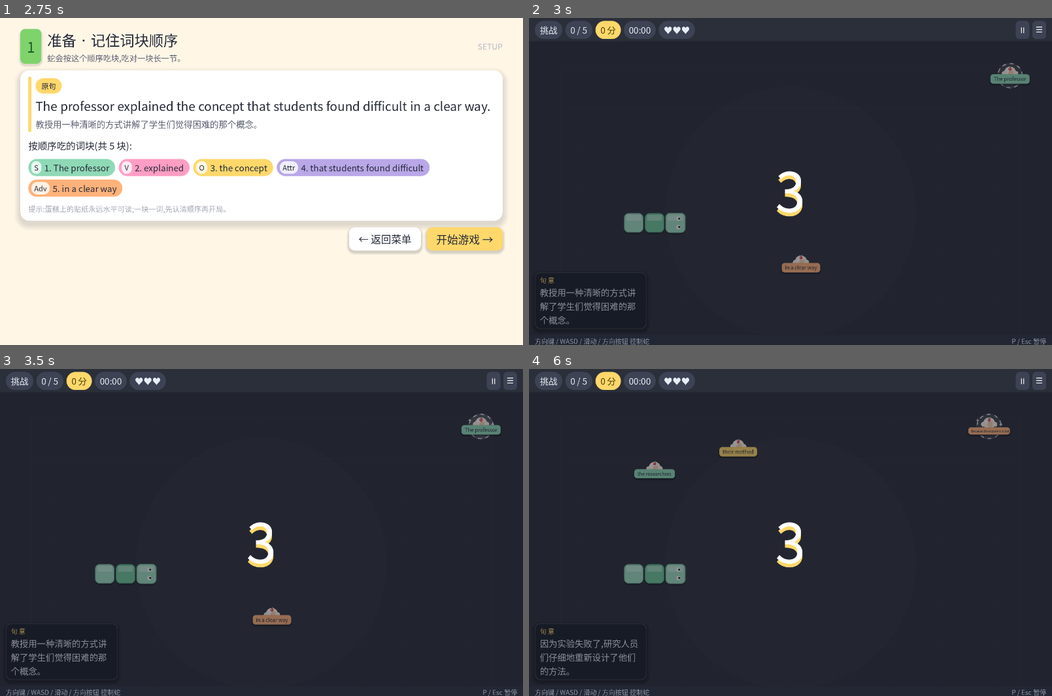
Above: before the commit, frames 1-4 (two rows, left to right).
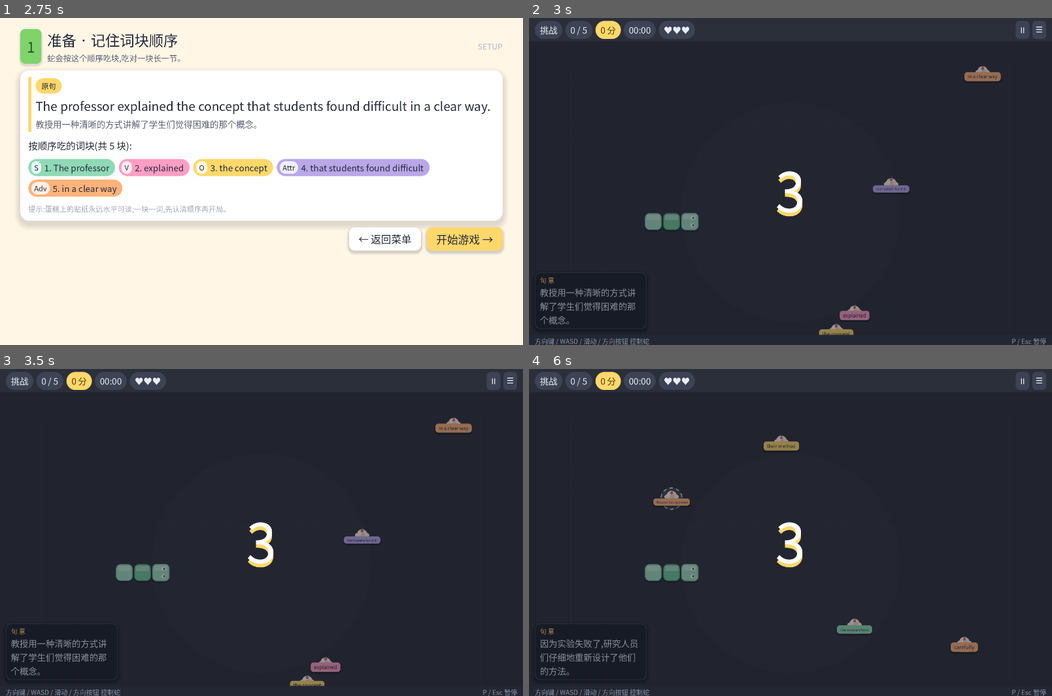
Above: after the commit, the same moments.

Repository: azel-ko/learnlanguage
Game: Godot game, scene res://scenes/main_menu.tscn
The game is run twice, just before and just after one commit, with the same random seed, the same clock (stepped at 60 frames per second) and the same inputs.
Inputs (mouse positions are in pixels of both pictures, inside the frame that each line leads up to):
- Up to frame 1 (2.75 s): click (94, 135) at 0.52 s; click (167, 135) at 1.27 s; click (135, 201) at 2.02 s
- Up to frame 2 (3 s): click "开始游戏 →" at 2.75 s
- Up to frame 3 (3.5 s): no input
- Up to frame 4 (6 s): click "Ⅱ" at 3.5 s; click "☰" at 4.25 s; click (910, 552) at 5.02 s; click "开始游戏 →" at 5.75 s

Frame 1 is identical in both runs. In frame 2, 1.9% of the frame differs, in the area x 18-96%, y 13-97%; in frame 3, 1.9%; in frame 4, 2.3%, in the area x 18-92%, y 13-87%.

Commit message:
对齐参考版玩法:开局散放全部词块蛋糕
- 棋盘改为 24x16,开局把所有 chunk 一次性随机散放(排除蛇身与左下句意区)
- 吃到非目标块=吃错;目标块带白色光环;不再刷新干扰块
- 计分改为 100+时间奖励(参考版公式),速度 0.26s 起每块 -0.014s
- 吃错弹窗期间暂停蛇(参考版行为),挑战模式扣命也弹窗
- 游戏结束改为警告弹窗→回菜单;测试冻结移动消抖

Generated with [Devin](https://devin.ai)

Co-Authored-By: Devin <158243242+devin-ai-integration[bot]@users.noreply.github.com>

Diff:
--- a/scripts/scenes/game.gd
+++ b/scripts/scenes/game.gd
@@ -3,10 +3,11 @@
 ## Candy/toy-vinyl skin: dark board, cupcake food, sticker labels.
 ## Test hooks: hook_start / hook_set_dir / hook_eat_next / hook_wrong / hook_stats.
 
-const COLS := 22
-const ROWS := 14
-const BASE_INTERVAL := 0.38
-const MIN_INTERVAL := 0.13
+const COLS := 24
+const ROWS := 16
+const BASE_INTERVAL := 0.26
+const MIN_INTERVAL := 0.11
+const SPEED_STEP := 0.014
 const START_LIVES := 3
 
 enum State { COUNTDOWN, PLAY, PAUSE, OVER, COMPLETE }
@@ -19,9 +20,8 @@
 var snake: Array[Vector2i] = []
 var dir := Vector2i.RIGHT
 var dir_queue: Array[Vector2i] = []
-var blocks := {}            # Vector2i cell -> chunk index
-var target_cell := Vector2i(-1, -1)
-var next_idx := 0
+var foods := {}            # Vector2i cell -> chunk index (ALL chunks placed at start)
+var next_idx := 0          # target chunk index = next to eat
 var eaten := 0
 var score := 0
 var combo := 0
@@ -47,6 +47,7 @@
 var _great_label: Label
 var _warn: PanelContainer
 var _warn_text: Label
+var _warn_cb := Callable()
 var _pause_veil: Control
 var _touch_pad: GridContainer
 var _foot: PanelContainer
@@ -450,7 +451,7 @@
 		return
 	snake.clear()
 	snake_labels.clear()
-	blocks.clear()
+	foods.clear()
 	next_idx = 0
 	eaten = 0
 	score = 0
@@ -476,8 +477,7 @@
 		snake.push_back(Vector2i(cx - i, cy))
 		snake_labels.push_back(-1)
 
-	_spawn_target()
-	_spawn_decoys(2)
+	_place_foods()
 
 	_chip_set("mode", "练习" if GameData.practice_mode else "挑战")
 	_chip_set("score", "0 分")
@@ -496,50 +496,47 @@
 		_result_panel.visible = false
 
 
-func _spawn_target() -> void:
+## Place ALL chunk cupcakes on the board once (like the web reference):
+## random free cells, excluding the snake, duplicates, and the bottom-left
+## zone reserved for the meaning panel.
+func _place_foods() -> void:
+	foods.clear()
 	var chunks: Array = GameData.sentence().get("chunks", [])
-	if next_idx >= chunks.size():
-		target_cell = Vector2i(-1, -1)
-		return
-	target_cell = _free_cell_far_from(snake[0], 6)
-
-
-func _spawn_decoys(n: int) -> void:
-	var chunks: Array = GameData.sentence().get("chunks", [])
-	var candidates: Array[int] = []
-	for i in chunks.size():
-		if i != next_idx and not _is_eaten_idx(i):
-			candidates.append(i)
-	candidates.shuffle()
-	var spawned := 0
-	for ci in candidates:
-		if spawned >= n:
+	var occupied := {}
+	for p in snake:
+		occupied[p] = true
+	for ci in chunks.size():
+		var cell := Vector2i(-1, -1)
+		for _try in 500:
+			var c := Vector2i(randi() % grid.x, randi() % grid.y)
+			# reserved: bottom-left meaning-panel area
+			if c.x < grid.x * 0.45 and c.y >= grid.y - 4:
+				continue
+			if occupied.has(c) or foods.has(c):
+				continue
+			cell = c
 			break
-		var cell := _free_cell_far_from(snake[0], 4)
 		if cell.x < 0:
-			break
-		blocks[cell] = ci
-		spawned += 1
-
-
-func _is_eaten_idx(i: int) -> bool:
-	for l in snake_labels:
-		if l == i:
-			return true
-	return false
-
-
-func _free_cell_far_from(from: Vector2i, min_dist: int) -> Vector2i:
-	var tries := 0
-	while tries < 200:
-		tries += 1
-		var c := Vector2i(randi() % grid.x, randi() % grid.y)
-		if _cell_blocked(c):
-			continue
-		if c == target_cell or blocks.has(c):
-			continue
-		if (c - from).length() >= min_dist or tries > 120:
-			return c
+			# fallback: scan for any free cell
+			for y in grid.y:
+				for x in grid.x:
+					var c := Vector2i(x, y)
+					if not occupied.has(c) and not foods.has(c) and not (c.x < grid.x * 0.45 and c.y >= grid.y - 4):
+						cell = c
+						break
+				if cell.x >= 0:
+					break
+		if cell.x < 0:
+			cell = Vector2i(grid.x - 1, 0)
+		foods[cell] = ci
+		occupied[cell] = true
+
+
+## cell currently holding the next target chunk (-1 if none)
+func _target_cell() -> Vector2i:
+	for cell in foods.keys():
+		if foods[cell] == next_idx:
+			return cell
 	return Vector2i(-1, -1)
 
 
@@ -630,6 +627,12 @@
 			else:
 				_update_countdown()
 		State.PLAY:
+			# warn modal pauses the snake (like the web reference)
+			if _warn.visible:
+				_update_popups(delta)
+				_update_hud()
+				_state_redraw()
+				return
 			elapsed += delta
 			if stun_t > 0.0:
 				stun_t -= delta
@@ -667,23 +670,23 @@
 			dir = nd
 	var head: Vector2i = snake[0] + dir
 	if head.x < 0 or head.y < 0 or head.x >= grid.x or head.y >= grid.y:
-		_game_over()
+		_game_over("撞墙了,再试一次!")
 		return
 	var body := snake.duplicate()
 	body.resize(body.size() - 1)
 	if body.has(head):
-		_game_over()
+		_game_over("撞到自己了,再来一局!")
 		return
 	snake.push_front(head)
 	snake_labels.push_front(-1)
 
-	if head == target_cell:
-		_eat_target()
-		return
-	if blocks.has(head):
-		var ci: int = blocks[head]
-		blocks.erase(head)
-		_wrong_eat(ci)
+	var hit: int = foods.get(head, -1)
+	if hit >= 0:
+		foods.erase(head)
+		if hit == next_idx:
+			_eat_target()
+		else:
+			_wrong_eat(hit)
 		return
 	snake.pop_back()
 	snake_labels.pop_back()
@@ -699,9 +702,10 @@
 	next_idx += 1
 	eaten += 1
 	combo += 1
-	var gain := 100 + mini(combo - 1, 10) * 20
+	# score: 100 + time bonus like the web reference (max 20s bonus)
+	var gain := 100 + maxi(0, 20 - int(elapsed))
 	score += gain
-	move_interval = maxf(MIN_INTERVAL, move_interval * 0.97)
+	move_interval = maxf(MIN_INTERVAL, BASE_INTERVAL - eaten * SPEED_STEP)
 	snake_labels[0] = ci
 	ripples.append({ "pos": _cell_center(snake[0]), "t": 0.0 })
 	_popups_add("+%d" % gain, _cell_center(snake[0]) + Vector2(0, -34), UiKit.YELLOW)
@@ -709,12 +713,8 @@
 	Sfx.eat()
 	if combo % 5 == 0:
 		Sfx.great()
-	if blocks.size() < 2 and next_idx < chunks.size():
-		_spawn_decoys(1)
 	if next_idx >= chunks.size():
 		_sentence_complete()
-	else:
-		_spawn_target()
 	_update_hud()
 
 
@@ -736,29 +736,39 @@
 func _wrong_eat(ci: int) -> void:
 	wrong_count += 1
 	combo = 0
-	stun_t = 0.6
+	stun_t = 0.0
 	var head_pos := _cell_center(snake[0])
 	_popups_add("顺序不对!先吃第 %d 块" % (next_idx + 1), head_pos + Vector2(0, -40), Color("ff9ec4"))
 	if GameData.practice_mode:
-		_warn_text.text = "这一块还不是现在要吃的。先找带白色光环的那一块(第 %d 块)。" % (next_idx + 1)
-		_warn.visible = true
-		(get_node("WarnDim") as ColorRect).visible = true
+		_show_warn("这一块还不是现在要吃的,先找带白色光环的那一块。", Callable())
 		Sfx.wrong()
 	else:
 		lives -= 1
 		invuln_t = 1.0
 		Sfx.wrong()
 		if lives <= 0:
-			_game_over()
+			_game_over("挑战失败:生命用尽")
 			return
+		_show_warn("顺序不对!扣掉一条命,还剩 %d 条。先找带光环的那一块。" % lives, Callable())
 	snake.pop_back()
 	snake_labels.pop_back()
 	_update_hud()
 
 
+func _show_warn(text: String, cb: Callable) -> void:
+	_warn_text.text = text
+	_warn_cb = cb
+	_warn.visible = true
+	(get_node("WarnDim") as ColorRect).visible = true
+
+
 func _hide_warn() -> void:
 	_warn.visible = false
 	(get_node("WarnDim") as ColorRect).visible = false
+	var cb := _warn_cb
+	_warn_cb = Callable()
+	if cb.is_valid():
+		cb.call()
 
 
 func _sentence_complete() -> void:
@@ -767,10 +777,13 @@
 	_show_result(true)
 
 
-func _game_over() -> void:
+func _game_over(reason := "") -> void:
 	state = State.OVER
 	Sfx.over()
-	_show_result(false)
+	_hide_warn()
+	# reference behavior: warn modal with reason, OK returns to menu
+	_show_warn("游戏结束:%s" % (reason if reason != "" else "再试一次!"),
+		func(): get_tree().change_scene_to_file("res://scenes/main_menu.tscn"))
 
 
 func _toggle_pause() -> void:
@@ -896,11 +909,9 @@
 
 	var chunks: Array = GameData.sentence().get("chunks", [])
 	var now := Time.get_ticks_msec() / 1000.0
-	# decoy cupcakes first, target on top
-	for cell in blocks.keys():
-		_draw_cupcake(cell, blocks[cell], chunks, false, now)
-	if target_cell.x >= 0:
-		_draw_cupcake(target_cell, next_idx, chunks, true, now)
+	# all chunk cupcakes on the board; the next target gets the glow ring
+	for cell in foods.keys():
+		_draw_cupcake(cell, foods[cell], chunks, foods[cell] == next_idx, now)
 
 	_draw_snake()
 
@@ -1074,9 +1085,11 @@
 
 
 func hook_eat_next() -> void:
-	if target_cell.x < 0:
+	var tc := _target_cell()
+	if tc.x < 0:
 		return
-	snake.push_front(target_cell)
+	foods.erase(tc)
+	snake.push_front(tc)
 	snake_labels.push_front(-1)
 	_eat_target()
 
@@ -1093,6 +1106,6 @@
 	return {
 		"score": score, "next_idx": next_idx, "eaten": eaten,
 		"lives": lives, "wrong": wrong_count, "state": hook_state(),
-		"snake_len": snake.size(), "blocks": blocks.size(),
+		"snake_len": snake.size(), "foods": foods.size(),
 		"elapsed": elapsed,
 	}
--- a/scripts/tests/autotest.gd
+++ b/scripts/tests/autotest.gd
@@ -80,7 +80,8 @@
 	var st: Dictionary = game.hook_stats()
 	_assert(st["state"] == "PLAY", "hook_start enters PLAY")
 	_assert(st["snake_len"] >= 3, "snake initial length >= 3")
-	_assert(st["blocks"] >= 1, "decoy blocks spawned")
+	var chunk_n: int = GameData.sentence().get("chunks", []).size()
+	_assert(st["foods"] == chunk_n, "all %d chunk cupcakes placed on board" % chunk_n)
 	await _shot("04_game_play")
 
 	# real movement: snake must advance on its own via _process/_step
@@ -95,7 +96,9 @@
 	game.hook_set_dir(Vector2i.LEFT)
 	await _wait(0.5)
 
-	# eat all chunks via hook
+	# eat all chunks via hook — freeze real movement first so the live snake
+	# can't eat foods / hit walls and make the test flaky
+	game.move_interval = 999.0
 	var chunks: int = GameData.sentence().get("chunks", []).size()
 	for i in chunks:
 		game.hook_eat_next()
Binary file changed: docs/screenshots/03_game_countdown.png
Binary file changed: docs/screenshots/04_game_play.png
Binary file changed: docs/screenshots/04b_game_moved.png
Binary file changed: docs/screenshots/05_game_complete.png
Binary file changed: docs/screenshots/06_game_wrong_challenge.png
Binary file changed: docs/screenshots/08_game_portrait.png
Binary file changed: docs/screenshots/09_game_portrait_eat.png
